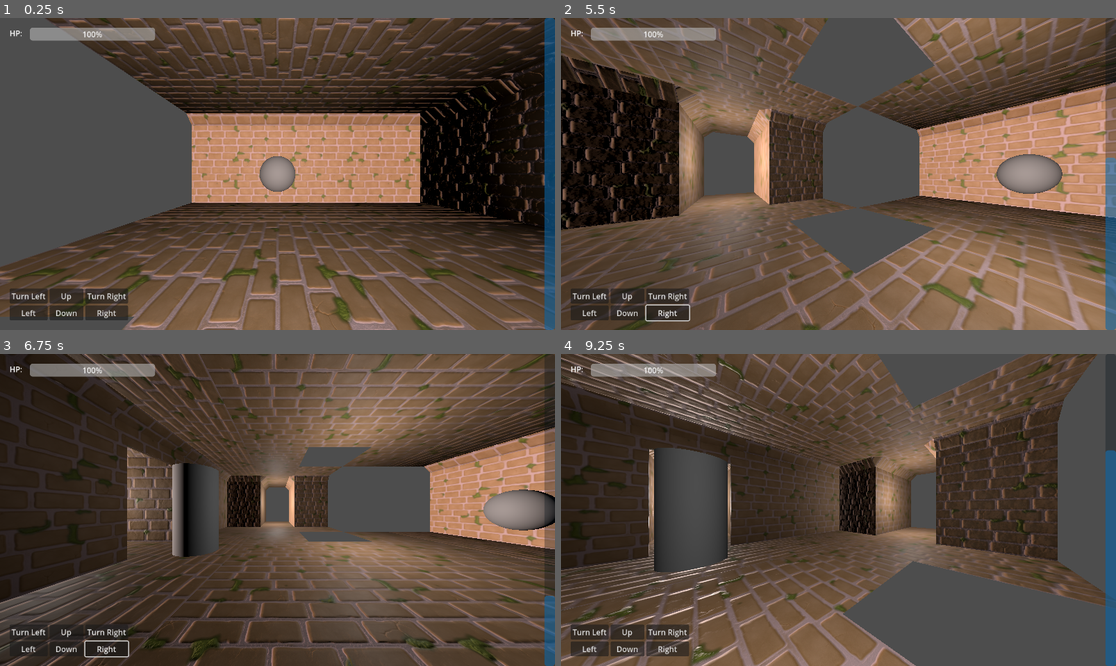
Above: before the commit, frames 1-4 (two rows, left to right).
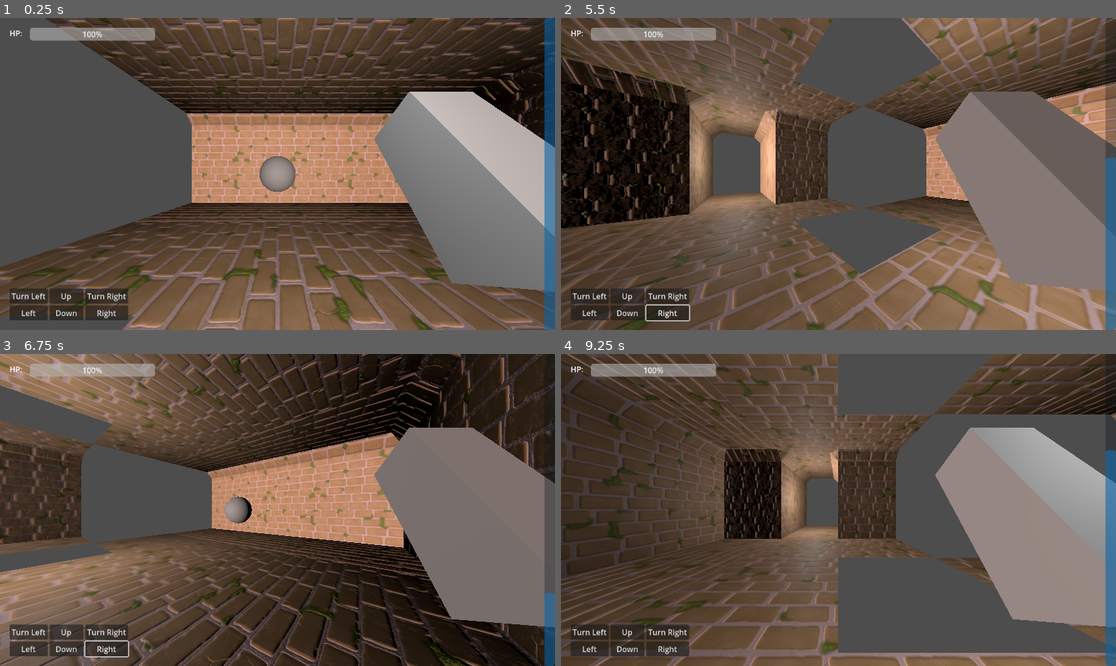
Above: after the commit, the same moments.

Repository: LegandGame/Dungeon-Crawler-Jam-2025
Game: Godot game, scene res://Environment/test_scene.tscn
Two runs of this game, one before a commit and one after it. Both use one fixed random seed, a clock stepped at 60 frames per second and the inputs below.
Inputs (mouse positions are in pixels of both pictures, inside the frame that each line leads up to):
- Up to frame 1 (0.25 s): no input
- Up to frame 2 (5.5 s): click "Turn Left" at 0.5 s; click "Up" at 1.25 s; click "Turn Right" at 2 s; click "Left" at 2.75 s; click "Down" at 3.5 s; click "Right" at 4.25 s; tap Enter at 5 s; move the mouse to (960, 158) at 5.02 s; hold D (strafe_right) from 5.03 s (still down); hold E (turn_clock) from 5.03 s (still down); click (960, 158) at 5.17 s; tap Q (turn_counter) at 5.3 s
- Up to frame 3 (6.75 s): move the mouse to (166, 525) at 5.77 s; release D (strafe_right) at 5.78 s; release E (turn_clock) at 5.78 s; hold S (move_back) 5.78-6.53 s; tap Q (turn_counter) at 5.85 s; tap Shift (attack, bound only after the commit) at 6.05, 6.6 s; move the mouse to (333, 441) at 6.52 s; hold D (strafe_right) from 6.53 s (still down); hold E (turn_clock) from 6.53 s (still down)
- Up to frame 4 (9.25 s): move the mouse to (810, 572) at 7.27 s; release D (strafe_right) at 7.28 s; release E (turn_clock) at 7.28 s; hold W (move_forward) 7.28-8 s; tap E (turn_clock) at 7.35 s; click (810, 572) at 7.42 s; tap Q (turn_counter) at 7.55 s; click "New Game" at 8 s; tap Space (wait) at 8.75 s; move the mouse to (1005, 556) at 8.77 s; hold A (strafe_left) from 8.78 s (still down); hold Q (turn_counter) from 8.78 s (still down); tap Shift (attack, bound only after the commit) at 9.05 s

The runs differ from the first frame. In frame 1, 15% of the frame differs, in the area x 67-100%, y 23-88%; in frame 2, 35%; in frame 3, 80%, in the area x 0-100%, y 0-100%; in frame 4, 52%.

Commit message:
added basic attack for player
added basic attacking functionality for the player.
also did additional refactoring on a few scripts and on file structure for cleanliness

Diff:
--- a/Common/Health Component/health_component.gd
+++ b/Common/Health Component/health_component.gd
@@ -1,6 +1,6 @@
 class_name Health extends Node
 
-var health : int :
+@export var health : int :
 	set(value):
 		health = value
 
--- a/Entites/Enemy/enemy.gd
+++ b/Entites/Enemy/enemy.gd
@@ -26,8 +26,8 @@
 func move() -> void:
 	# NOTE: don't want enemies to be able to side/back step since it looks weird. (we are fine with instant turns)
 	# move forward
-	tween = create_tween()
-	tween.tween_property(self, "transform", transform.translated_local(Vector3.FORWARD * Globs.TILEWIDTH), TRAVEL_TIME)
+	#tween = create_tween()
+	#tween.tween_property(self, "transform", transform.translated_local(Vector3.FORWARD * Globs.TILEWIDTH), TRAVEL_TIME)
 	# turn clockwise
 	self.transform.rotated_local(Vector3.UP, -PI/2)
 	# turn counter clockwise
--- a/Entites/Enemy/enemy.tscn
+++ b/Entites/Enemy/enemy.tscn
@@ -15,6 +15,7 @@
 script = ExtResource("1_cwpil")
 
 [node name="Hurtbox" type="Area3D" parent="."]
+collision_layer = 4
 script = ExtResource("2_cwpil")
 metadata/_custom_type_script = "uid://dnf2o5uulaeks"
 
@@ -42,17 +43,20 @@
 target_position = Vector3(0, 0, 2)
 debug_shape_custom_color = Color(0, 0, 1, 1)
 
+[node name="MovementRaycast" type="RayCast3D" parent="."]
+target_position = Vector3(0, 0, -2)
+collision_mask = 2
+
 [node name="Hitbox" type="Area3D" parent="."]
 transform = Transform3D(1, 0, 0, 0, 1, 0, 0, 0, 1, 0, 0, -2)
+collision_layer = 4
 script = ExtResource("1_ba46g")
 metadata/_custom_type_script = "uid://b5u1gexby67pj"
 
 [node name="CollisionShape3D" type="CollisionShape3D" parent="Hitbox"]
 shape = SubResource("BoxShape3D_ylgmt")
 
-[node name="MovementRaycast" type="RayCast3D" parent="."]
-target_position = Vector3(0, 0, -2)
-
 [node name="Health" type="Node" parent="."]
 script = ExtResource("4_cfso3")
+health = 1
 metadata/_custom_type_script = "uid://c5snw17oe722c"
--- a/Entites/player/player.gd
+++ b/Entites/player/player.gd
@@ -9,10 +9,13 @@
 @onready var rayLeft : RayCast3D = $RayCastLeft
 @onready var hurtBox : Hurtbox = $Hurtbox
 @onready var health : Health = $Health
+@onready var animPlayer : AnimationPlayer = $AnimationPlayer
 
 var tween
 var speed : int = 1
-signal player_step
+# # used to prevent weird shenanigans with attacking while moving (MUST be @export for animation)
+@export var is_attacking : bool = false
+signal player_step	# might wanna change this to something like "player_turn_end" if have time
 signal player_HealthChange
 
 func _ready() -> void:
@@ -21,12 +24,15 @@
 	health.setHealth(MAX_HP)
 
 func _physics_process(_delta: float) -> void:
-	# check that we arent mid-move
+	# check that we arent mid action before trying to do another action
 	if tween:
 		if tween.is_running():
 			return
+	if is_attacking:
+		return
+
 	# movement
-	if Input.is_action_pressed("move_forward") :
+	if Input.is_action_pressed("move_forward"):
 		moveForward()
 	if Input.is_action_pressed("move_back"):
 		moveBack()
@@ -35,13 +41,16 @@
 	if Input.is_action_pressed("strafe_right"):
 		moveRight()
 	# rotation
-	if Input.is_action_pressed("turn_clock"):
+	if Input.is_action_just_pressed("turn_clock"):
 		rotateRight()
-	if Input.is_action_pressed("turn_counter"):
+	if Input.is_action_just_pressed("turn_counter"):
 		rotateLeft()
 	# wait
 	if Input.is_action_pressed("wait"):
 		player_step.emit()
+	# attack
+	if Input.is_action_just_pressed("attack"):
+		attack()
 
 func takeDamage(damage :int) -> void:
 	health.damage(damage)
@@ -80,3 +89,7 @@
 func rotateRight() -> void:
 	tween = create_tween()
 	tween.tween_property(self, "transform", transform.rotated_local(Vector3.UP, -PI/2), TRAVEL_TIME)
+
+func attack() -> void:
+	animPlayer.play("attack")
+	player_step.emit()
--- a/Entites/player/player.tscn
+++ b/Entites/player/player.tscn
@@ -1,10 +1,125 @@
-[gd_scene load_steps=5 format=3 uid="uid://sdyq6qh25kh"]
+[gd_scene load_steps=11 format=3 uid="uid://sdyq6qh25kh"]
 
 [ext_resource type="Script" uid="uid://dgwt86b6f81mk" path="res://Entites/Player/player.gd" id="1_37ufg"]
 [ext_resource type="Script" uid="uid://c5snw17oe722c" path="res://Common/Health Component/health_component.gd" id="3_37ufg"]
 [ext_resource type="Script" uid="uid://dnf2o5uulaeks" path="res://Common/Hurtbox Component/hurtbox_component.gd" id="3_ty0ra"]
+[ext_resource type="Script" uid="uid://b5u1gexby67pj" path="res://Common/Hitbox Component/hitbox_component.gd" id="4_44cjr"]
 
 [sub_resource type="BoxShape3D" id="BoxShape3D_37ufg"]
+
+[sub_resource type="Animation" id="Animation_glp6g"]
+resource_name = "attack"
+length = 0.3
+tracks/0/type = "value"
+tracks/0/imported = false
+tracks/0/enabled = true
+tracks/0/path = NodePath(".:is_attacking")
+tracks/0/interp = 1
+tracks/0/loop_wrap = true
+tracks/0/keys = {
+"times": PackedFloat32Array(0, 0.3),
+"transitions": PackedFloat32Array(1, 1),
+"update": 1,
+"values": [true, false]
+}
+tracks/1/type = "value"
+tracks/1/imported = false
+tracks/1/enabled = true
+tracks/1/path = NodePath("Weapon Hitbox:monitoring")
+tracks/1/interp = 1
+tracks/1/loop_wrap = true
+tracks/1/keys = {
+"times": PackedFloat32Array(0, 0.3),
+"transitions": PackedFloat32Array(1, 1),
+"update": 1,
+"values": [true, false]
+}
+tracks/2/type = "value"
+tracks/2/imported = false
+tracks/2/enabled = true
+tracks/2/path = NodePath("Weapon Hitbox:monitorable")
+tracks/2/interp = 1
+tracks/2/loop_wrap = true
+tracks/2/keys = {
+"times": PackedFloat32Array(0, 0.3),
+"transitions": PackedFloat32Array(1, 1),
+"update": 1,
+"values": [true, false]
+}
+tracks/3/type = "value"
+tracks/3/imported = false
+tracks/3/enabled = true
+tracks/3/path = NodePath("Weapon Mesh:position")
+tracks/3/interp = 1
+tracks/3/loop_wrap = true
+tracks/3/keys = {
+"times": PackedFloat32Array(0, 0.15, 0.3),
+"transitions": PackedFloat32Array(1, 1, 1),
+"update": 0,
+"values": [Vector3(0.520496, 0, -0.400381), Vector3(-0.762388, 0, -0.400381), Vector3(0.52, 0, -0.4)]
+}
+
+[sub_resource type="Animation" id="Animation_44cjr"]
+length = 0.001
+tracks/0/type = "value"
+tracks/0/imported = false
+tracks/0/enabled = true
+tracks/0/path = NodePath(".:is_attacking")
+tracks/0/interp = 1
+tracks/0/loop_wrap = true
+tracks/0/keys = {
+"times": PackedFloat32Array(0),
+"transitions": PackedFloat32Array(1),
+"update": 1,
+"values": [false]
+}
+tracks/1/type = "value"
+tracks/1/imported = false
+tracks/1/enabled = true
+tracks/1/path = NodePath("Weapon Hitbox:monitoring")
+tracks/1/interp = 1
+tracks/1/loop_wrap = true
+tracks/1/keys = {
+"times": PackedFloat32Array(0),
+"transitions": PackedFloat32Array(1),
+"update": 1,
+"values": [false]
+}
+tracks/2/type = "value"
+tracks/2/imported = false
+tracks/2/enabled = true
+tracks/2/path = NodePath("Weapon Hitbox:monitorable")
+tracks/2/interp = 1
+tracks/2/loop_wrap = true
+tracks/2/keys = {
+"times": PackedFloat32Array(0),
+"transitions": PackedFloat32Array(1),
+"update": 1,
+"values": [false]
+}
+tracks/3/type = "value"
+tracks/3/imported = false
+tracks/3/enabled = true
+tracks/3/path = NodePath("Weapon Mesh:position")
+tracks/3/interp = 1
+tracks/3/loop_wrap = true
+tracks/3/keys = {
+"times": PackedFloat32Array(0),
+"transitions": PackedFloat32Array(1),
+"update": 0,
+"values": [Vector3(0.520496, 0, -0.400381)]
+}
+
+[sub_resource type="AnimationLibrary" id="AnimationLibrary_44cjr"]
+_data = {
+&"RESET": SubResource("Animation_44cjr"),
+&"attack": SubResource("Animation_glp6g")
+}
+
+[sub_resource type="BoxMesh" id="BoxMesh_hl2d4"]
+size = Vector3(0.2, 0.5, 0.2)
+
+[sub_resource type="BoxShape3D" id="BoxShape3D_hl2d4"]
 
 [node name="player" type="Node3D" groups=["player"]]
 script = ExtResource("1_37ufg")
@@ -43,3 +158,25 @@
 [node name="Health" type="Node" parent="."]
 script = ExtResource("3_37ufg")
 metadata/_custom_type_script = "uid://c5snw17oe722c"
+
+[node name="AnimationPlayer" type="AnimationPlayer" parent="."]
+libraries = {
+&"": SubResource("AnimationLibrary_44cjr")
+}
+
+[node name="Weapon Mesh" type="MeshInstance3D" parent="."]
+transform = Transform3D(1, 0, 0, 0, 0.83239, 0.554191, 0, -0.554191, 0.83239, 0.520496, 0, -0.400381)
+mesh = SubResource("BoxMesh_hl2d4")
+skeleton = NodePath("../AnimationPlayer")
+
+[node name="Weapon Hitbox" type="Area3D" parent="."]
+transform = Transform3D(1, 0, 0, 0, 1, 0, 0, 0, 1, 0, 0, -2.98023e-08)
+collision_mask = 4
+monitoring = false
+monitorable = false
+script = ExtResource("4_44cjr")
+metadata/_custom_type_script = "uid://b5u1gexby67pj"
+
+[node name="CollisionShape3D" type="CollisionShape3D" parent="Weapon Hitbox"]
+transform = Transform3D(1, 0, 0, 0, 1, 0, 0, 0, 1, 0, 0, -2)
+shape = SubResource("BoxShape3D_hl2d4")
--- a/Environment/test_scene.gd
+++ b/Environment/test_scene.gd
@@ -4,15 +4,18 @@
 var timeRemaining = Globs.TIME_REMAINING_MAX
 const DIST = 3
 
+@onready var movementUI := $"HUD/Movement UI"
+@onready var player := $player
+
 func _ready():
-	$player.player_HealthChange.connect($"HUD/HP UI/HP Bar".update_with_tween)
-	$player.player_step.connect(reduce_time_remaining)
-	$"HUD/Movement UI".movement_UI_Pressed_D.connect($player.moveBack)
-	$"HUD/Movement UI".movement_UI_Pressed_U.connect($player.moveForward)
-	$"HUD/Movement UI".movement_UI_Pressed_L.connect($player.moveLeft)
-	$"HUD/Movement UI".movement_UI_Pressed_R.connect($player.moveRight)
-	$"HUD/Movement UI".movement_UI_Pressed_rL.connect($player.rotateLeft)
-	$"HUD/Movement UI".movement_UI_Pressed_rR.connect($player.rotateRight)
+	player.player_HealthChange.connect($"HUD/HP UI/HP Bar".update_with_tween)
+	player.player_step.connect(reduce_time_remaining)
+	movementUI.movement_UI_Pressed_D.connect(player.moveBack)
+	movementUI.movement_UI_Pressed_U.connect(player.moveForward)
+	movementUI.movement_UI_Pressed_L.connect(player.moveLeft)
+	movementUI.movement_UI_Pressed_R.connect(player.moveRight)
+	movementUI.movement_UI_Pressed_rL.connect(player.rotateLeft)
+	movementUI.movement_UI_Pressed_rR.connect(player.rotateRight)
 
 
 func _input(event: InputEvent) -> void:
--- a/Environment/test_scene.tscn
+++ b/Environment/test_scene.tscn
@@ -1,25 +1,21 @@
-[gd_scene load_steps=15 format=3 uid="uid://lfwam0gb06br"]
+[gd_scene load_steps=13 format=3 uid="uid://lfwam0gb06br"]
 
-[ext_resource type="PackedScene" uid="uid://sdyq6qh25kh" path="res://Entites/player/player.tscn" id="1_c06ff"]
+[ext_resource type="PackedScene" uid="uid://sdyq6qh25kh" path="res://Entites/Player/player.tscn" id="1_c06ff"]
 [ext_resource type="Script" uid="uid://c31kh8h8m8ftc" path="res://Environment/test_scene.gd" id="1_v1n0n"]
-[ext_resource type="Script" uid="uid://b5u1gexby67pj" path="res://Common/Hitbox Component/hitbox_component.gd" id="3_1ctfe"]
 [ext_resource type="PackedScene" uid="uid://c1r5j1f33knm" path="res://Entites/Hostage/hostage.tscn" id="3_gbjsn"]
-[ext_resource type="Script" uid="uid://brwgb3jucspw5" path="res://Environment/hp_bar.gd" id="4_1ctfe"]
-[ext_resource type="Script" uid="uid://dw4htn6xntn3t" path="res://Environment/hud.gd" id="5_fvnsb"]
-[ext_resource type="Script" uid="uid://thhhk4qd7l8b" path="res://Environment/movement_ui.gd" id="5_gqipa"]
+[ext_resource type="Script" uid="uid://brwgb3jucspw5" path="res://UI/HUD/hp_bar.gd" id="4_1ctfe"]
+[ext_resource type="PackedScene" uid="uid://ccnvmwxx1fwl1" path="res://Entites/Enemy/enemy.tscn" id="4_5b75d"]
+[ext_resource type="Script" uid="uid://dw4htn6xntn3t" path="res://UI/HUD/hud.gd" id="5_fvnsb"]
+[ext_resource type="Script" uid="uid://thhhk4qd7l8b" path="res://UI/HUD/movement_ui.gd" id="5_gqipa"]
 [ext_resource type="MeshLibrary" uid="uid://brxlkwk3b3gar" path="res://Assets/Models/dungeon_tiles.tres" id="7_gbb08"]
-[ext_resource type="PackedScene" uid="uid://ddgeybu0nfdaa" path="res://UI/gameover_menu.tscn" id="9_5b75d"]
-[ext_resource type="PackedScene" uid="uid://co2j7rusbpalw" path="res://UI/pause_menu.tscn" id="9_pma81"]
+[ext_resource type="PackedScene" uid="uid://ddgeybu0nfdaa" path="res://UI/Game Over Menu/gameover_menu.tscn" id="9_5b75d"]
+[ext_resource type="PackedScene" uid="uid://co2j7rusbpalw" path="res://UI/Pause Menu/pause_menu.tscn" id="9_pma81"]
 
 [sub_resource type="BoxMesh" id="BoxMesh_p6cpw"]
 size = Vector3(10, 0.1, 10)
 
 [sub_resource type="BoxShape3D" id="BoxShape3D_c06ff"]
 size = Vector3(10, 0.1, 10)
-
-[sub_resource type="BoxShape3D" id="BoxShape3D_gbjsn"]
-
-[sub_resource type="SphereMesh" id="SphereMesh_de3vn"]
 
 [node name="Test Scene" type="Node3D"]
 script = ExtResource("1_v1n0n")
@@ -40,18 +36,36 @@
 [node name="Hostage" parent="." instance=ExtResource("3_gbjsn")]
 transform = Transform3D(1, 0, 0, 0, 1, 0, 0, 0, 1, 0, 1, 4)
 
-[node name="Test Hitbox" type="Area3D" parent="."]
+[node name="Enemy" parent="." instance=ExtResource("4_5b75d")]
 transform = Transform3D(1, 0, 0, 0, 1, 0, 0, 0, 1, 0, 1, -4)
-script = ExtResource("3_1ctfe")
-value = 10
-metadata/_custom_type_script = "uid://b5u1gexby67pj"
 
-[node name="CollisionShape3D" type="CollisionShape3D" parent="Test Hitbox"]
-shape = SubResource("BoxShape3D_gbjsn")
+[node name="GridMap" type="GridMap" parent="."]
+transform = Transform3D(1, 0, 0, 0, 1, 0, 0, 0, 1, 9, 0, 1)
+mesh_library = ExtResource("7_gbb08")
+cell_center_y = false
+collision_layer = 2
+collision_mask = 5
+data = {
+"cells": PackedInt32Array(65531, 65534, 3, 65531, 65535, 3, 65531, 0, 3, 65530, 0, 3, 65530, 65534, 3, 65532, 65534, 3, 65532, 65535, 3, 65532, 0, 3, 65529, 65535, 655360, 65530, 65533, 1048576, 65531, 65533, 1048576, 65532, 65533, 1048576, 65531, 1, 1441797, 65533, 65533, 1048577, 65533, 1, 1, 65533, 65534, 0, 65533, 65535, 0, 65533, 0, 0, 65529, 0, 1441796, 65530, 1, 1441792, 65529, 1, 1441793, 65528, 0, 1441794, 65527, 0, 1441794, 65532, 1, 1441792, 65531, 2, 6, 65531, 3, 2, 65531, 4, 2)
+}
+metadata/_editor_floor_ = Vector3(0, 0, 0)
 
-[node name="MeshInstance3D" type="MeshInstance3D" parent="Test Hitbox"]
-mesh = SubResource("SphereMesh_de3vn")
-skeleton = NodePath("")
+[node name="Lights" type="Node3D" parent="."]
+
+[node name="OmniLight3D" type="OmniLight3D" parent="Lights"]
+transform = Transform3D(1, 0, 0, 0, 1, 0, 0, 0, 1, 0, 1.51503, 0)
+omni_range = 6.31247
+
+[node name="OmniLight3D2" type="OmniLight3D" parent="Lights"]
+transform = Transform3D(1, 0, 0, 0, 1, 0, 0, 0, 1, 0, 1.51503, 8)
+omni_range = 6.31247
+
+[node name="OmniLight3D3" type="OmniLight3D" parent="Lights"]
+transform = Transform3D(1, 0, 0, 0, 1, 0, 0, 0, 1, -6, 1.51503, 2)
+omni_range = 6.31247
+
+[node name="DirectionalLight3D" type="DirectionalLight3D" parent="Lights"]
+light_color = Color(1, 0.9025, 0.87, 1)
 
 [node name="HUD" type="CanvasLayer" parent="."]
 script = ExtResource("5_fvnsb")
@@ -130,34 +144,6 @@
 fill_mode = 3
 show_percentage = false
 
-[node name="GridMap" type="GridMap" parent="."]
-transform = Transform3D(1, 0, 0, 0, 1, 0, 0, 0, 1, 9, 0, 1)
-mesh_library = ExtResource("7_gbb08")
-cell_center_y = false
-collision_layer = 2
-collision_mask = 5
-data = {
-"cells": PackedInt32Array(65531, 65534, 3, 65531, 65535, 3, 65531, 0, 3, 65530, 0, 3, 65530, 65534, 3, 65532, 65534, 3, 65532, 65535, 3, 65532, 0, 3, 65529, 65535, 655360, 65530, 65533, 1048576, 65531, 65533, 1048576, 65532, 65533, 1048576, 65531, 1, 1441797, 65533, 65533, 1048577, 65533, 1, 1, 65533, 65534, 0, 65533, 65535, 0, 65533, 0, 0, 65529, 0, 1441796, 65530, 1, 1441792, 65529, 1, 1441793, 65528, 0, 1441794, 65527, 0, 1441794, 65532, 1, 1441792, 65531, 2, 6, 65531, 3, 2, 65531, 4, 2)
-}
-metadata/_editor_floor_ = Vector3(0, 0, 0)
-
-[node name="Lights" type="Node3D" parent="."]
-
-[node name="OmniLight3D" type="OmniLight3D" parent="Lights"]
-transform = Transform3D(1, 0, 0, 0, 1, 0, 0, 0, 1, 0, 1.51503, 0)
-omni_range = 6.31247
-
-[node name="OmniLight3D2" type="OmniLight3D" parent="Lights"]
-transform = Transform3D(1, 0, 0, 0, 1, 0, 0, 0, 1, 0, 1.51503, 8)
-omni_range = 6.31247
-
-[node name="OmniLight3D3" type="OmniLight3D" parent="Lights"]
-transform = Transform3D(1, 0, 0, 0, 1, 0, 0, 0, 1, -6, 1.51503, 2)
-omni_range = 6.31247
-
-[node name="DirectionalLight3D" type="DirectionalLight3D" parent="Lights"]
-light_color = Color(1, 0.9025, 0.87, 1)
-
 [node name="Pause" type="CanvasLayer" parent="."]
 
 [node name="GameOverMenu" parent="Pause" instance=ExtResource("9_5b75d")]
--- a/UI/gameover_menu.tscn
+++ b/UI/Game Over Menu/gameover_menu.tscn
@@ -1,6 +1,6 @@
 [gd_scene load_steps=2 format=3 uid="uid://ddgeybu0nfdaa"]
 
-[ext_resource type="Script" uid="uid://b0a00jhluvtkh" path="res://UI/gameover_menu.gd" id="1_34whb"]
+[ext_resource type="Script" uid="uid://b0a00jhluvtkh" path="res://UI/Game Over Menu/gameover_menu.gd" id="1_34whb"]
 
 [node name="GameOverMenu" type="Control"]
 visible = false
--- a/UI/pause_menu.tscn
+++ b/UI/Pause Menu/pause_menu.tscn
@@ -1,6 +1,6 @@
 [gd_scene load_steps=2 format=3 uid="uid://co2j7rusbpalw"]
 
-[ext_resource type="Script" uid="uid://dqo3l3ye3k2fa" path="res://UI/pause_menu.gd" id="1_ltd3m"]
+[ext_resource type="Script" uid="uid://dqo3l3ye3k2fa" path="res://UI/Pause Menu/pause_menu.gd" id="1_ltd3m"]
 
 [node name="PauseMenu" type="Control"]
 visible = false
--- a/project.godot
+++ b/project.godot
@@ -60,7 +60,7 @@
 "events": [Object(InputEventKey,"resource_local_to_scene":false,"resource_name":"","device":-1,"window_id":0,"alt_press …(191 unchanged characters)…
 ]
 }
-sprint={
+attack={
 "deadzone": 0.2,
 "events": [Object(InputEventKey,"resource_local_to_scene":false,"resource_name":"","device":-1,"window_id":0,"alt_press …(195 unchanged characters)…
 ]
Not shown: 14 places in Assets/Models/dungeon_tiles.tres that only renumber resources
Renamed: UI/gameover_menu.gd -> UI/Game Over Menu/gameover_menu.gd
Renamed: UI/gameover_menu.gd.uid -> UI/Game Over Menu/gameover_menu.gd.uid
Renamed: Environment/hp_bar.gd -> UI/HUD/hp_bar.gd
Renamed: Environment/hp_bar.gd.uid -> UI/HUD/hp_bar.gd.uid
Renamed: Environment/hud.gd -> UI/HUD/hud.gd
Renamed: Environment/hud.gd.uid -> UI/HUD/hud.gd.uid
Renamed: Environment/movement_ui.gd -> UI/HUD/movement_ui.gd
Renamed: Environment/movement_ui.gd.uid -> UI/HUD/movement_ui.gd.uid
Renamed: UI/pause_menu.gd -> UI/Pause Menu/pause_menu.gd
Renamed: UI/pause_menu.gd.uid -> UI/Pause Menu/pause_menu.gd.uid
